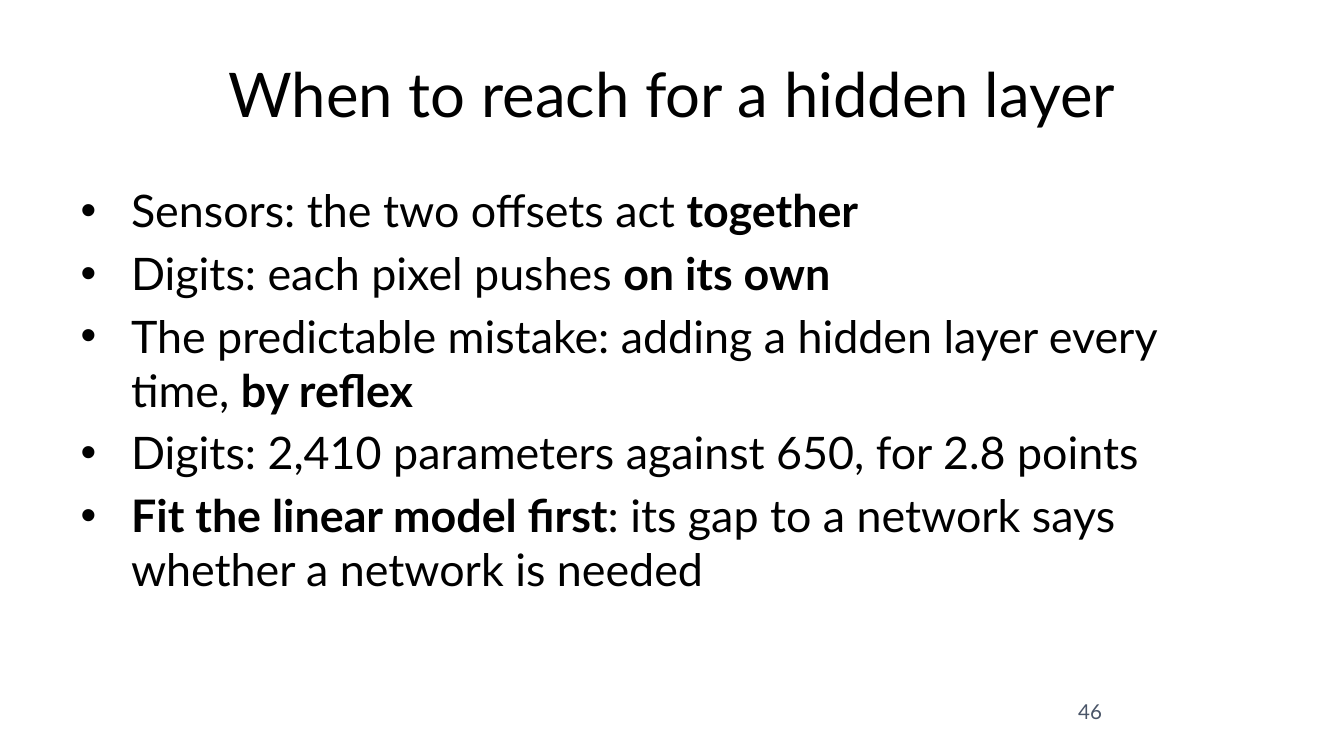
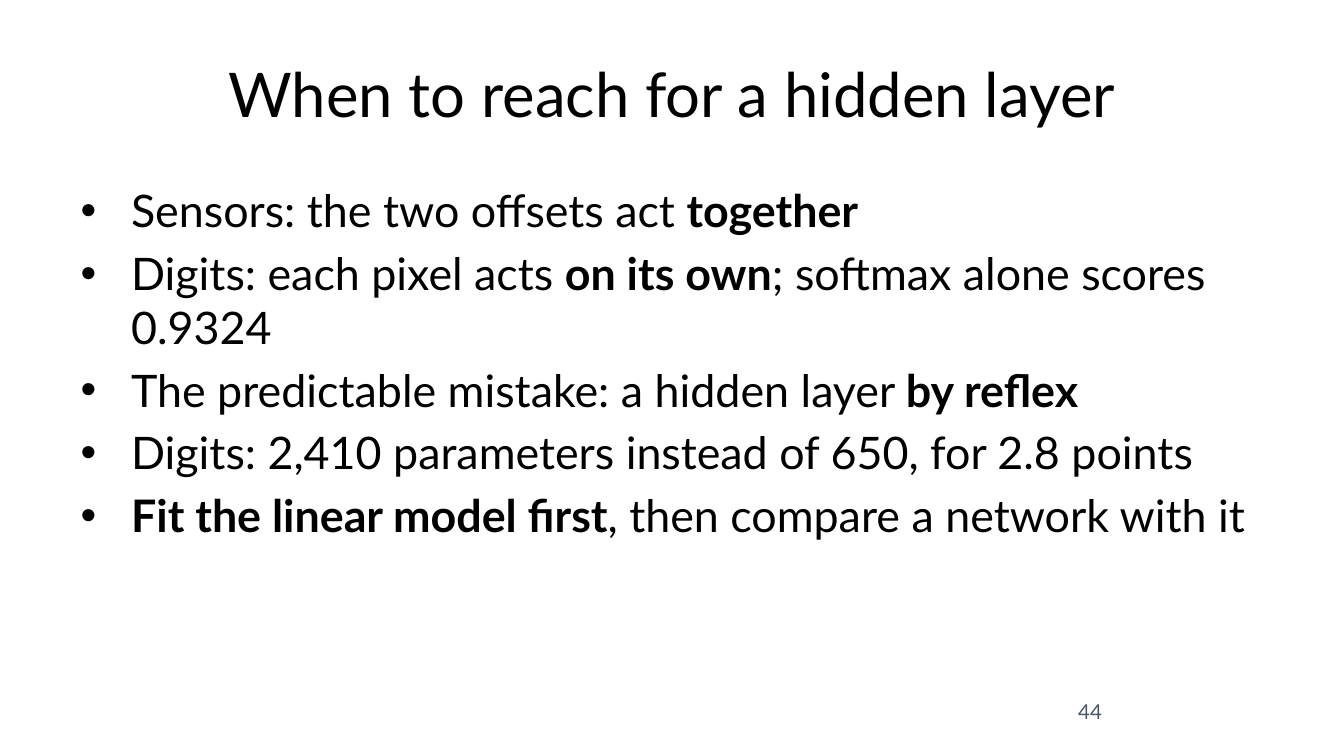
Before and after one commit to fabioantonini/technologies-for-artificial-intelligence, a slide deck: slide 44 of Lessons/09_neural_networks/Slides/neural_networks_slides.pptx (slide 46 before the commit). Drawn at 1344x756 pixels with LibreOffice and Linux fonts; fonts in the diff are those of the drawing; background and template pictures are left out. Boxes give left, top, right and bottom in pixels: in the first picture for what was removed or moved away, otherwise in the second. Text is boxed around its words. In the diff, an @@ line names an element or a change of style, - is before the commit and + after.

```diff
--- a/Lessons/09_neural_networks/Slides/neural_networks_slides.pptx
+++ b/Lessons/09_neural_networks/Slides/neural_networks_slides.pptx
@@ text at [131, 256, 1245, 540]: text changed @@
-• Digits: each pixel pushes on its own
-• The predictable mistake: adding a hidden layer every time, by reflex
-• Digits: 2,410 parameters against 650, for 2.8 points
-• Fit the linear model first: its gap to a network says whether a network is needed
+• Digits: each pixel acts on its own; softmax alone scores 0.9324
+• The predictable mistake: a hidden layer by reflex
+• Digits: 2,410 parameters instead of 650, for 2.8 points
+• Fit the linear model first, then compare a network with it
@@ page number at [1078, 704, 1102, 719]: text changed @@
-46
+44
```
Also in this commit, not shown: 31 other slides changed, 1 slide added, 1 slide removed, 18 other files.
